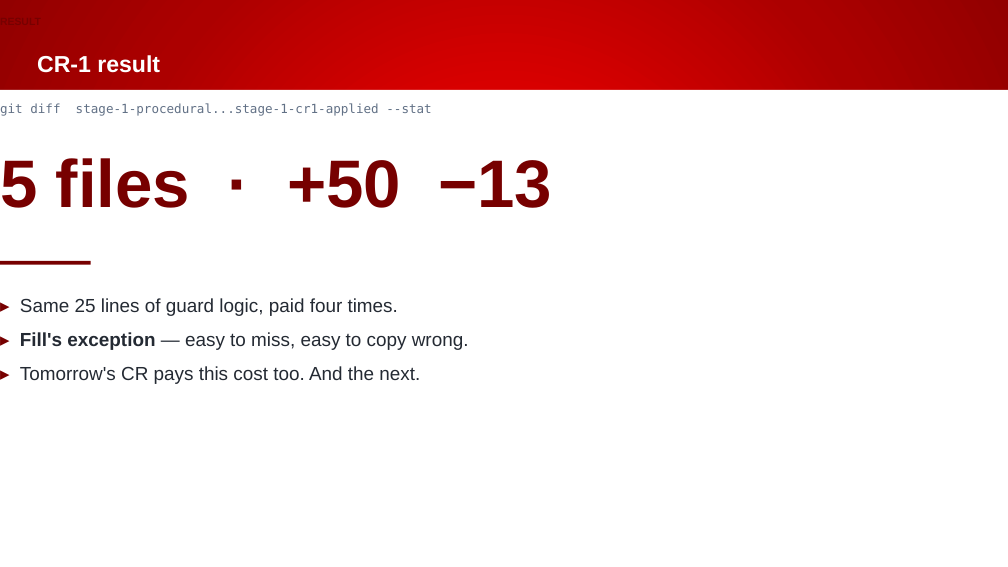
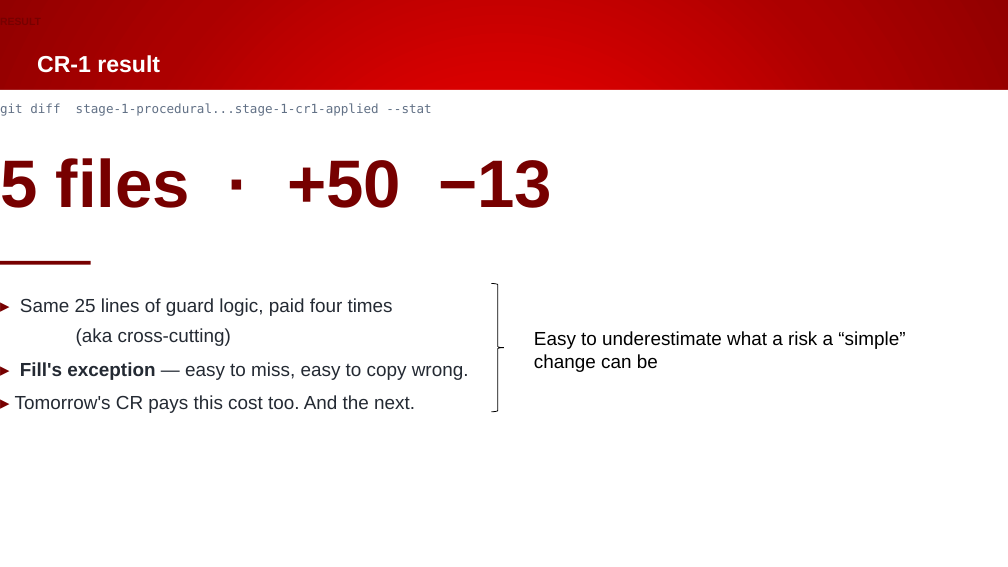
Before and after one commit to Beckhoff-USA-Community/Procedural_To_SOLID, a slide deck: slide 22 of presentation/NEM2026_workshop.pptx (slide 16 before the commit). Drawn at 1008x567 pixels with LibreOffice and Linux fonts; fonts in the diff are those of the drawing; background and template pictures are left out. Boxes give left, top, right and bottom in pixels: in the first picture for what was removed or moved away, otherwise in the second. Text is boxed around its words. In the diff, an @@ line names an element or a change of style, - is before the commit and + after.

```diff
--- a/presentation/NEM2026_workshop.pptx
+++ b/presentation/NEM2026_workshop.pptx
@@ text at (x1=20, y1=298, x2=393, y2=346): text changed @@
-▸ Same 25 lines of guard logic, paid four times.
+▸ Same 25 lines of guard logic, paid four times
+(aka cross-cutting)
@@ right brace added at (x1=492, y1=284, x2=504, y2=412), outline #000000 0.75 pt @@
@@ text added at (x1=534, y1=331, x2=905, y2=372), 18 pt, text #000000 @@
+Easy to underestimate what a risk a “simple”
+change can be
```
Also in this commit, not shown: 21 other slides changed, 15 slides added, 1 slide removed.
